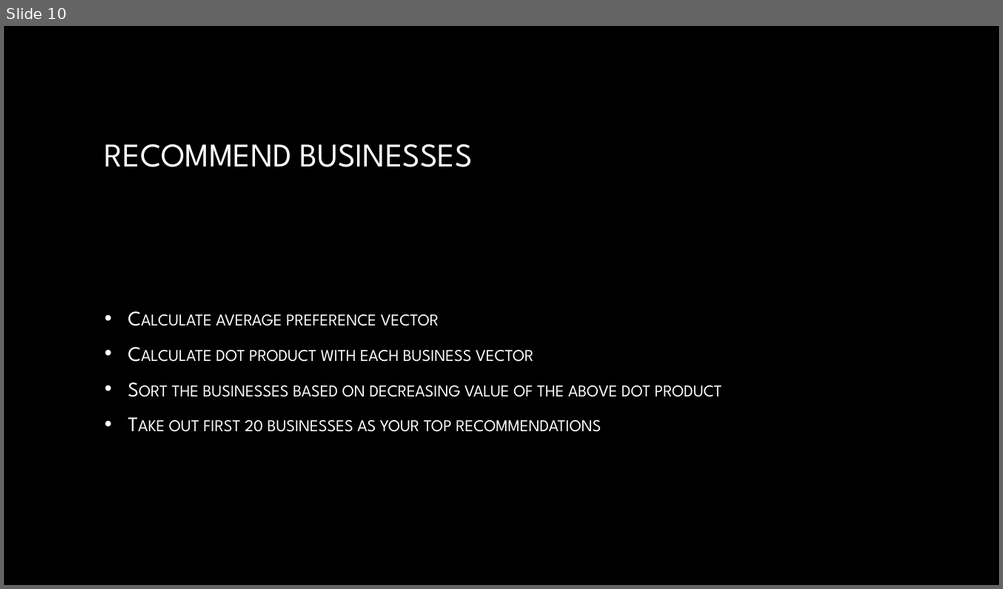
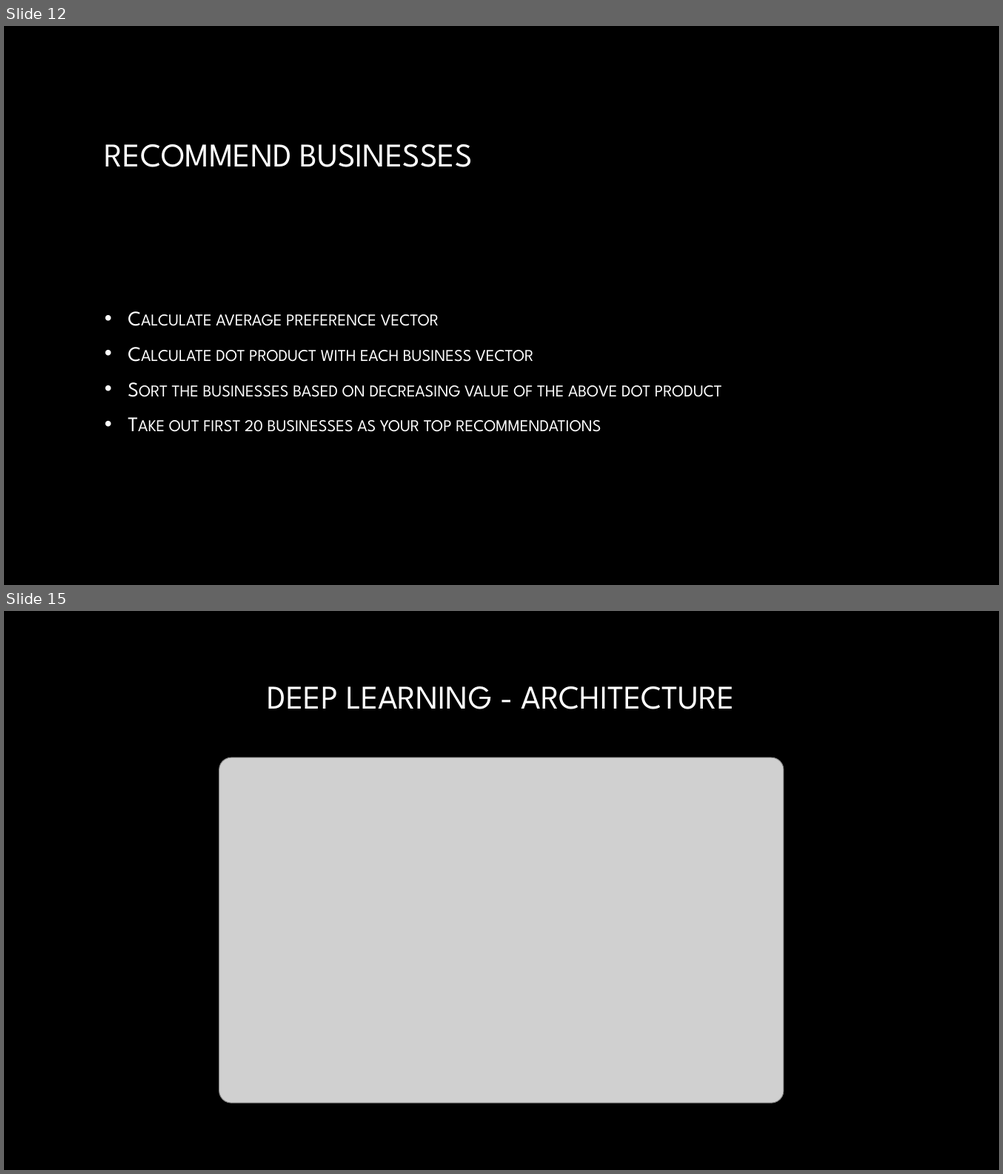
Before and after one commit to AbhayKasturia/YelpRecommendationSystem, a slide deck: Final_Presentation/draft_presentation.pptx. Shown one above the other, each under a label of ours: slide 10 before the commit, slides 12 and 15 after it; the slides between them are not shown. The pictures are 1003x589 and 1003x1174 pixels, drawn with LibreOffice and Linux fonts; fonts in the diff are those of the drawing; grey boxes stand for pictures; background and template pictures are left out. Boxes give left, top, right and bottom in pixels: in the first picture for what was removed or moved away, otherwise in the second. Text is boxed around its words. In the diff, an @@ line names an element or a change of style, - is before the commit and + after.

```diff
--- a/Final_Presentation/draft_presentation.pptx
+++ b/Final_Presentation/draft_presentation.pptx
@@ slide 15 added at <box>4,611,999,1170</box>, background picture (left out) @@
@@ title added at <box>267,686,734,709</box>, 32 pt, text gradient #FFFFFF to #A6A6A6 @@
+DEEP LEARNING - ARCHITECTURE
@@ picture added at <box>219,758,783,1103</box> @@
@@ what was slide 10 is now slide 12 @@
```
Also in this commit, not shown: 7 slides changed, 7 other slides added, 5 slides removed.
